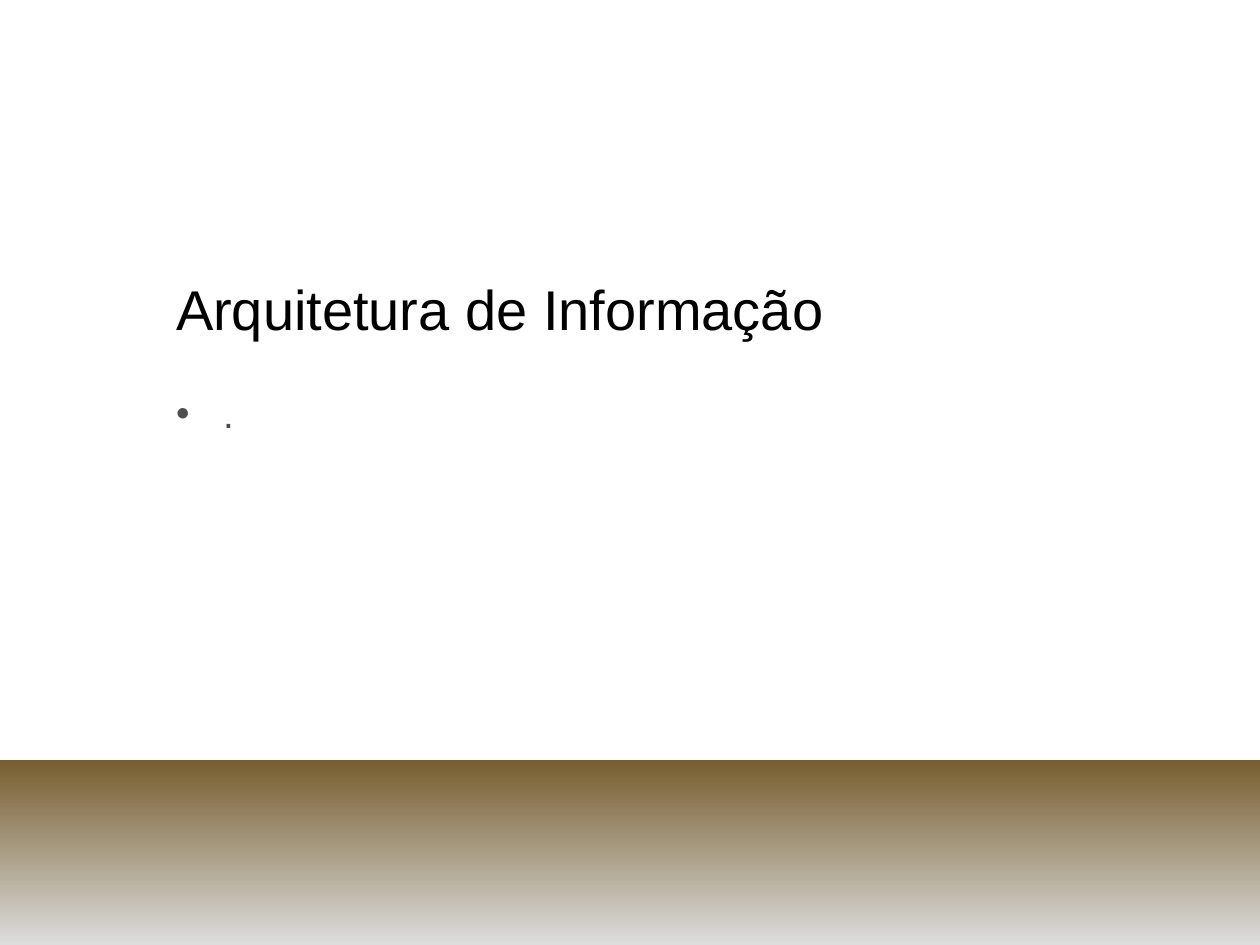
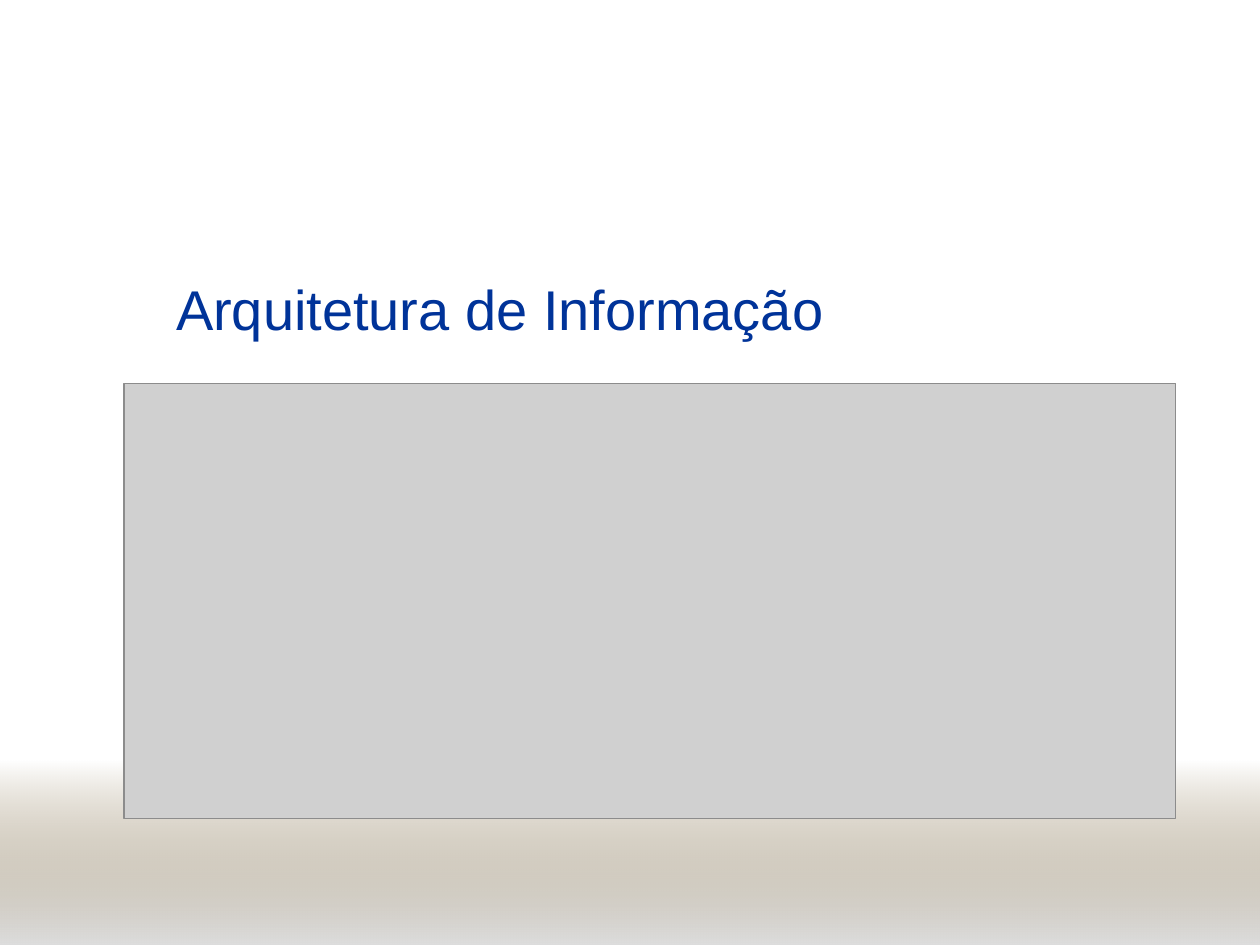
Before and after one commit to henriquekano/horie-dev, a slide deck: slide 29 of trunk/Documents/PCS 2058 - Engenharia de Informação/Systems Complexity/parv.ppt (slide 27 before the commit). Drawn at 1260x945 pixels with LibreOffice and Linux fonts; fonts in the diff are those of the drawing; grey boxes stand for pictures; background and template pictures are left out. Boxes give left, top, right and bottom in pixels: in the first picture for what was removed or moved away, otherwise in the second. Text is boxed around its words. In the diff, an @@ line names an element or a change of style, - is before the commit and + after.

```diff
--- a/trunk/Documents/PCS 2058 - Engenharia de Informação/Systems Complexity/parv.ppt
+++ b/trunk/Documents/PCS 2058 - Engenharia de Informação/Systems Complexity/parv.ppt
@@ title "Arquitetura de Informação" at (x1=176, y1=289, x2=823, y2=341): text colour #000000 to #003399 @@
@@ picture added at (x1=123, y1=383, x2=1176, y2=819) @@
@@ text removed at (x1=164, y1=383, x2=1216, y2=888) @@
-• .
```
Also in this commit, not shown: 23 other slides changed, 6 slides added, 3 slides removed.
